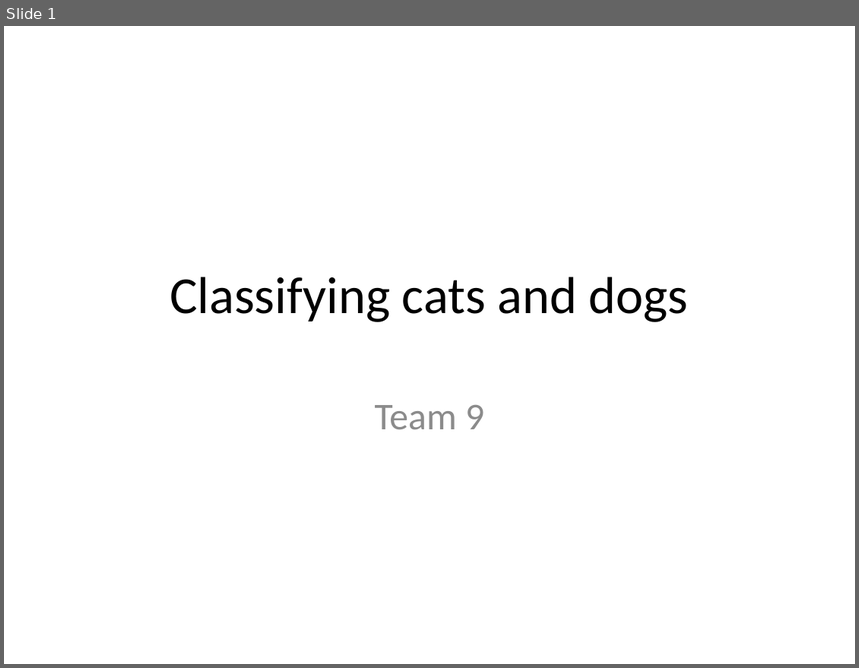
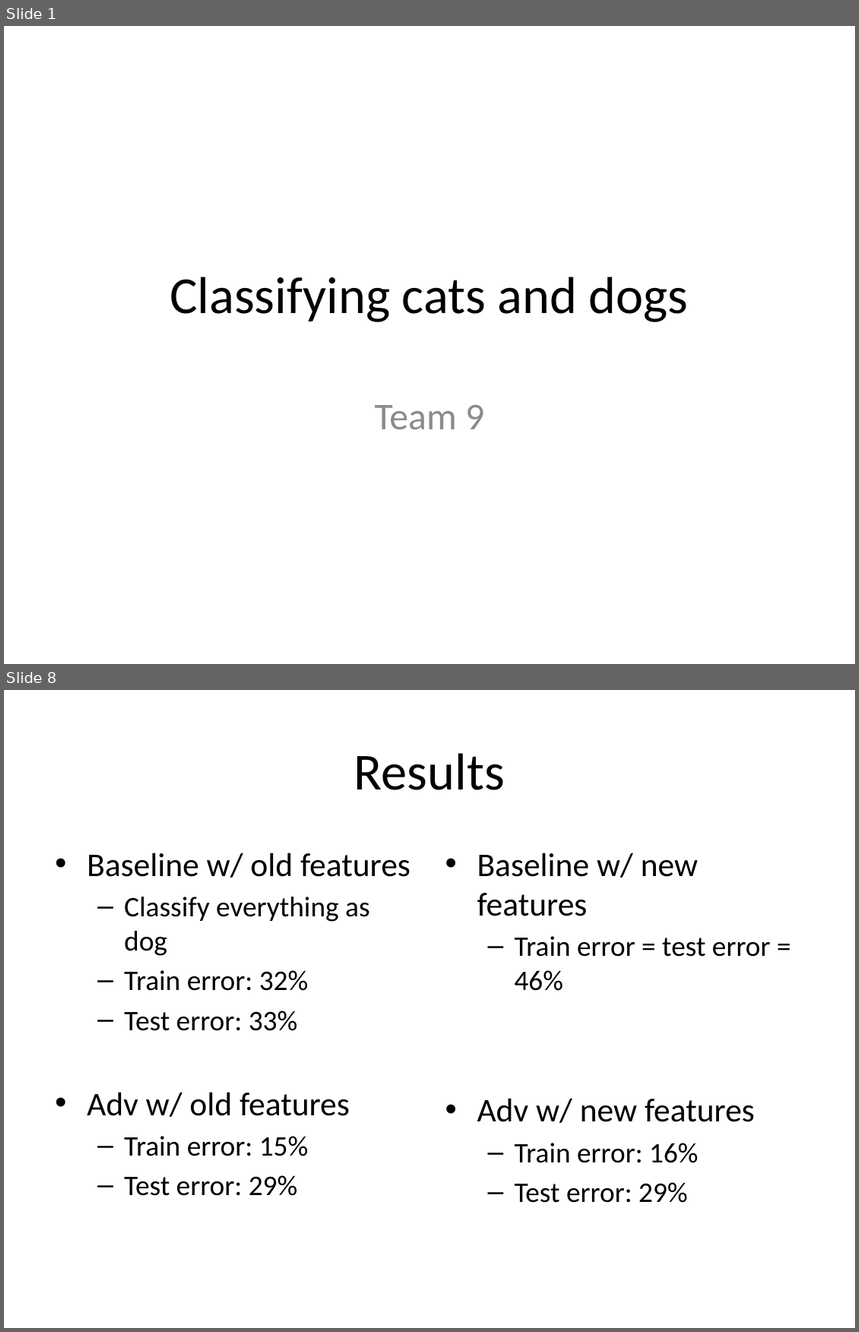
Before and after one commit to yueshengu/Predict-cats-and-dogs, a slide deck: cats and dogs.pptx. Shown one above the other, each under a label of ours: slide 1 before the commit, slides 1 and 8 after it; the slides between them are not shown. The pictures are 859x668 and 859x1332 pixels, drawn with LibreOffice and Linux fonts; fonts in the diff are those of the drawing. Boxes give left, top, right and bottom in pixels: in the first picture for what was removed or moved away, otherwise in the second. Text is boxed around its words. In the diff, an @@ line names an element or a change of style, - is before the commit and + after.

```diff
--- a/cats and dogs.pptx
+++ b/cats and dogs.pptx
@@ slide 8 added at [4,690,855,1328], background #FFFFFF @@
@@ title added at [354,753,505,790], 44 pt, text #000000 @@
+Results
@@ text added at [87,853,411,1196], 24 pt, text #000000 @@
+• Baseline w/ old features
+  – Classify everything as dog
+  – Train error: 32%
+  – Test error: 33%
+• Adv w/ old features
+  – Train error: 15%
+  – Test error: 29%
@@ text added at [477,853,771,1203], 24 pt, text #000000 @@
+• Baseline w/ new features
+  – Train error = test error = 46%
+• Adv w/ new features
+  – Train error: 16%
+  – Test error: 29%
```
Also in this commit, not shown: 1 slide changed, 6 other slides added, 1 other file.
